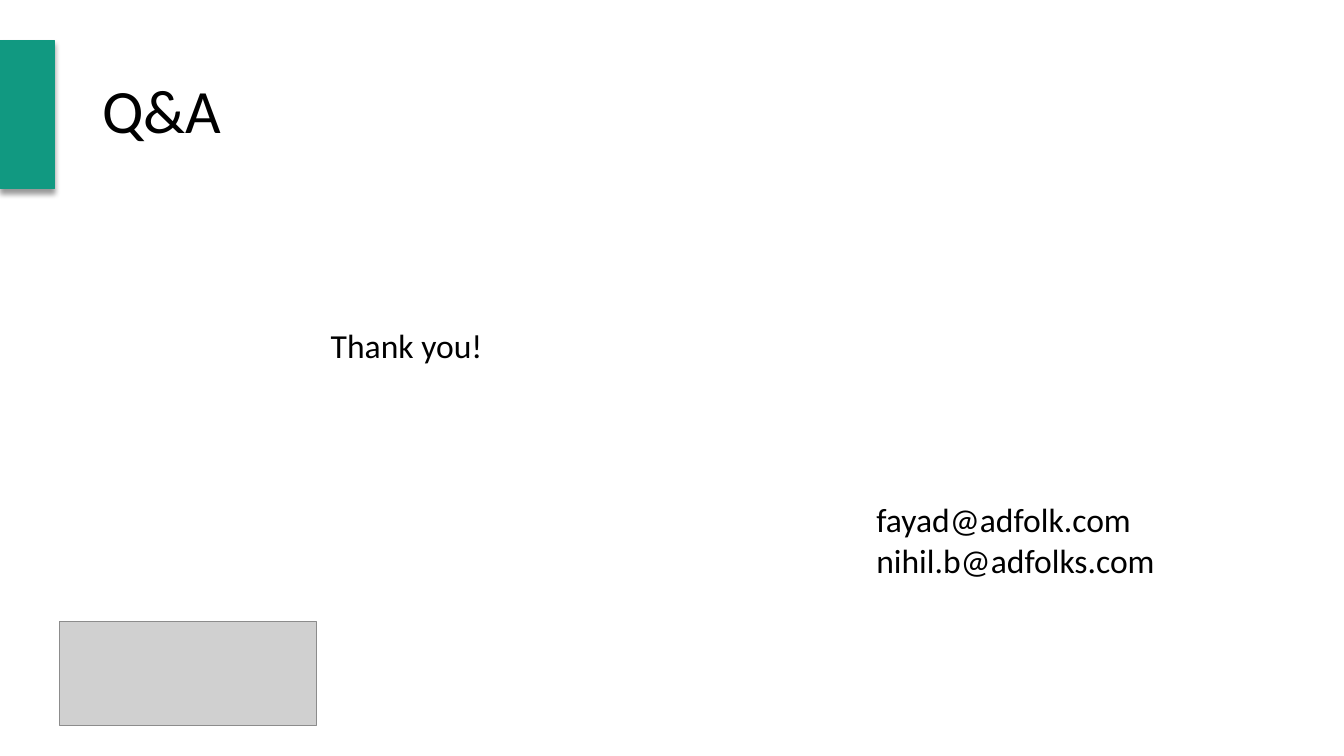
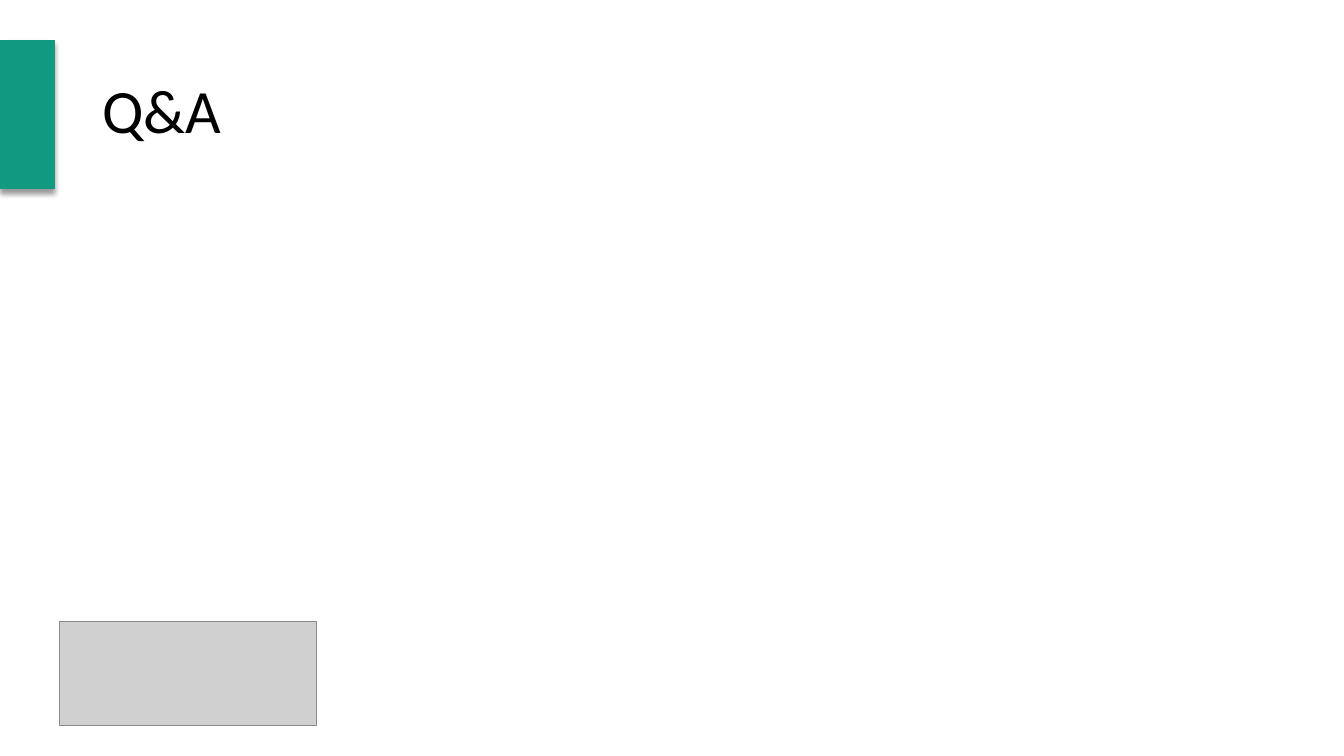
Before and after one commit to adfolks/webinars, a slide deck: slide 22 of eks/EKS_webinar_v1.0.pptx. Drawn at 1344x756 pixels with LibreOffice and Linux fonts; fonts in the diff are those of the drawing; grey boxes stand for pictures. Boxes give left, top, right and bottom in pixels: in the first picture for what was removed or moved away, otherwise in the second. Text is boxed around its words. In the diff, an @@ line names an element or a change of style, - is before the commit and + after.

Commit message:
push eks cluster yamls and webinar presentation

```diff
--- a/eks/EKS_webinar_v1.0.pptx
+++ b/eks/EKS_webinar_v1.0.pptx
@@ text removed at [331,334,482,364] @@
-Thank you!
@@ text removed at [876,508,1154,577] @@
-fayad@adfolk.com
-nihil.b@adfolks.com
```
Also in this commit, not shown: 1 other file.
